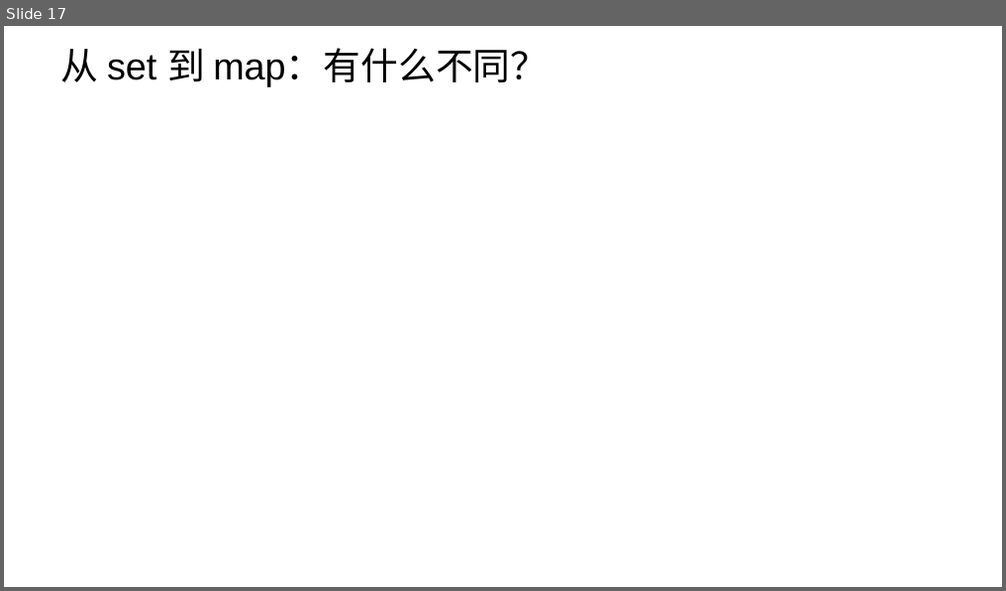
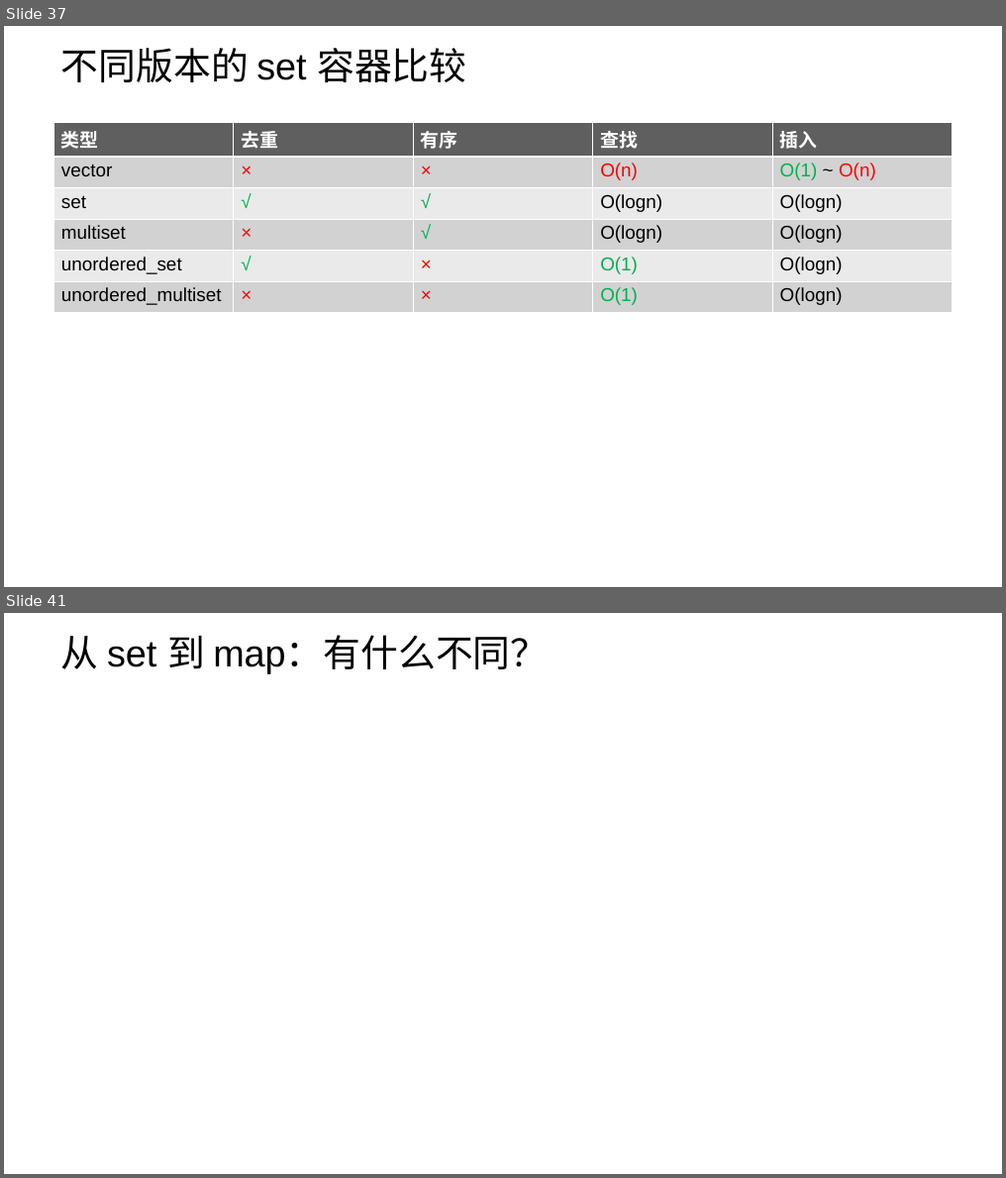
Before and after one commit to parallel101/course, a slide deck: 14/slides.pptx. Shown one above the other, each under a label of ours: slide 17 before the commit, slides 37 and 41 after it; the slides between them are not shown. The pictures are 1006x591 and 1006x1178 pixels, drawn with LibreOffice and Linux fonts; fonts in the diff are those of the drawing; background and template pictures are left out. Boxes give left, top, right and bottom in pixels: in the first picture for what was removed or moved away, otherwise in the second. Text is boxed around its words. In the diff, an @@ line names an element or a change of style, - is before the commit and + after.

```diff
--- a/14/slides.pptx
+++ b/14/slides.pptx
@@ slide 37 added at box(4, 26, 1002, 587), background picture (left out) @@
@@ title added at box(61, 48, 466, 82), 36 pt, text #000000 @@
+不同版本的 set 容器比较
@@ table added at box(54, 122, 952, 309), 6 rows, 5 columns @@
+类型 | 去重 | 有序 | 查找 | 插入
+vector | × | × | O(n) | O(1) ~ O(n)
+set | √ | √ | O(logn) | O(logn)
+multiset | × | √ | O(logn) | O(logn)
+unordered_set | √ | × | O(1) | O(logn)
+unordered_multiset | × | × | O(1) | O(logn)
@@ what was slide 17 is now slide 41 @@
```
Also in this commit, not shown: 2 slides changed, 21 other slides added, 12 other files.
